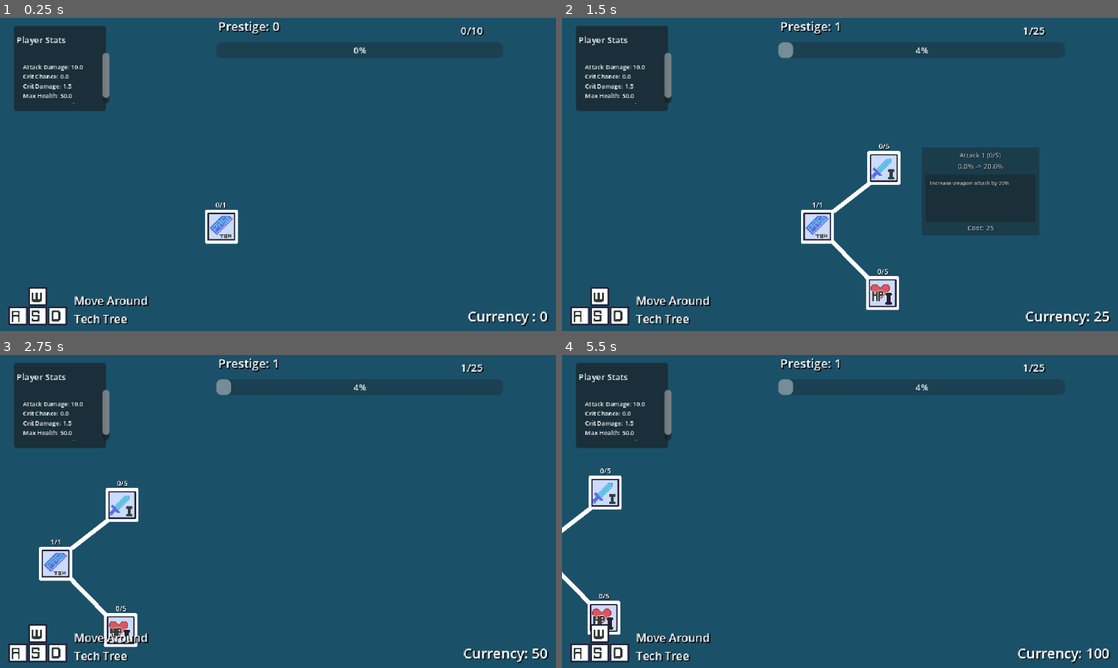
Above: before the commit, frames 1-4 (two rows, left to right).
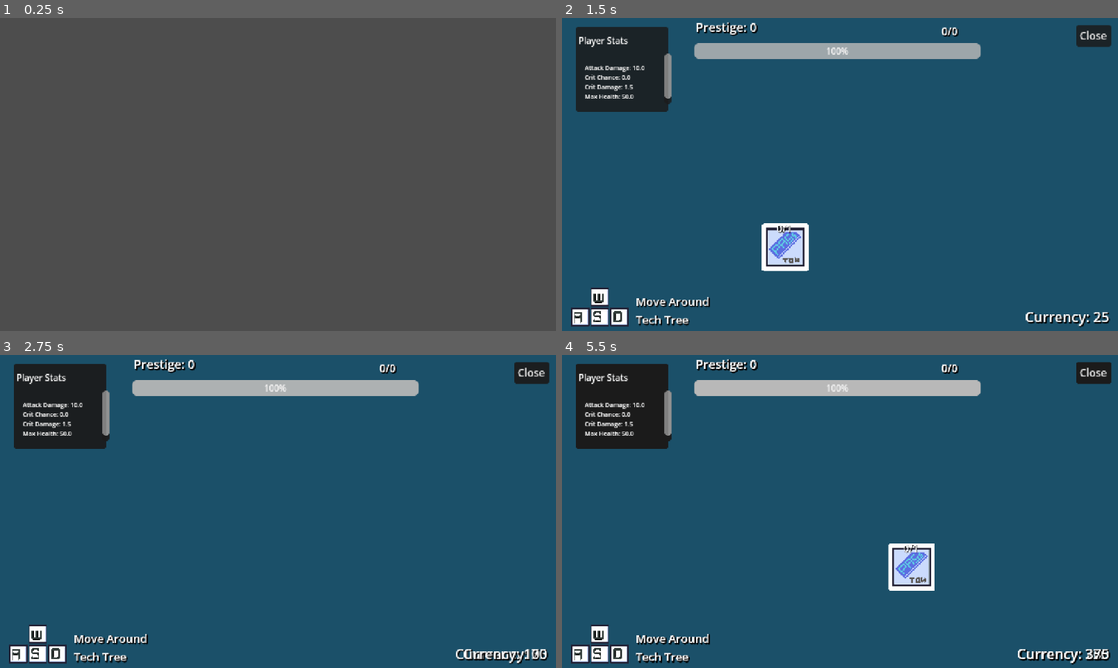
Above: after the commit, the same moments.

Repository: DennysGuy/MonsterTower-Incremental
Game: Godot game, scene res://src/Scenes/NewStarshire/NewStarShire.tscn
Same seed, same stepped clock (60 frames per second), same inputs: the game is played once before the commit and once after it. Before the commit the project starts from res://src/Scenes/TechTree/TechTree.tscn.
Inputs (mouse positions are in pixels of both pictures, inside the frame that each line leads up to):
- Up to frame 1 (0.25 s): no input
- Up to frame 2 (1.5 s): tap E (interact) at 0.5, 1.25 s; move the mouse to (784, 227) at 0.52 s; hold Space (add_currency) 0.53-1.28 s; click (784, 227) at 0.67 s; tap A (pan_cam_left) at 0.8, 1.35 s; move the mouse to (867, 168) at 1.27 s; click (867, 168) at 1.42 s
- Up to frame 3 (2.75 s): tap D (pan_cam_right) at 1.55 s; tap E (interact) at 2 s; move the mouse to (305, 630) at 2.02 s; hold D (pan_cam_right) from 2.03 s (still down); click (305, 630) at 2.17 s; tap Space (add_currency) at 2.3 s
- Up to frame 4 (5.5 s): tap E (interact) at 2.75, 3.5, 3.6, 4.25 s; move the mouse to (812, 574) at 2.77 s; release D (pan_cam_right) at 2.78 s; tap Space (add_currency) at 2.85, 4.55 s; click (812, 574) at 2.92 s; tap A (pan_cam_left) at 3.05 s; move the mouse to (1006, 558) at 3.52 s; hold D (pan_cam_right) 3.53-4.28 s; click (1006, 558) at 3.67 s; move the mouse to (673, 464) at 4.27 s; click (673, 464) at 4.35 s; move the mouse to (867, 511) at 5.02 s; hold A (pan_cam_left) from 5.03 s (still down); tap S (pan_cam_down) at 5.1 s; click (867, 511) at 5.17 s

The runs differ from the first frame. In frame 1, 100% of the frame differs, in the area x 0-100%, y 0-100%; in frame 2, 15%; in frame 3, 12%; in frame 4, 12%.

Commit message:
got it in.. time to PR

Diff:
--- a/project.godot
+++ b/project.godot
@@ -11,7 +11,7 @@
 [application]
 
 config/name="MonsterTower-Incremental"
-run/main_scene="uid://b7n3fwd3y85wp"
+run/main_scene="uid://oonjrpabmces"
 config/features=PackedStringArray("4.5", "Forward Plus")
 config/icon="res://icon.svg"
 
--- /dev/null
+++ b/src/Resources/TechTree/TechNodes/Movement1.tres
@@ -0,0 +1,16 @@
+[gd_resource type="Resource" script_class="TechNodeStats" load_steps=3 format=3 uid="uid://ds0j00mlqnf55"]
+
+[ext_resource type="Texture2D" uid="uid://cj7a6mhchk7l2" path="res://Assets/NodeGraphics/Movement1Icon.png" id="1_f7tns"]
+[ext_resource type="Script" uid="uid://c1rp1jxyuhhjk" path="res://src/Resources/TechTree/tech_node_stats.gd" id="1_n6cms"]
+
+[resource]
+script = ExtResource("1_n6cms")
+node_name = "Movement 1"
+icon = ExtResource("1_f7tns")
+description = "For each level, increases movement speed by 5%"
+max_level = 3
+currency_required = 90
+stat_name = "Movement Speed"
+upgrade_interval = 0.1
+prereqs = Array[String](["Tower License:1"])
+metadata/_custom_type_script = "uid://c1rp1jxyuhhjk"
--- a/src/Scenes/Actors/Player/Player.tscn
+++ b/src/Scenes/Actors/Player/Player.tscn
@@ -17,6 +17,112 @@
 radius = 18.0
 height = 72.0
 
+[sub_resource type="Animation" id="Animation_45oew"]
+resource_name = "Climb"
+length = 0.78
+loop_mode = 1
+step = 0.2
+tracks/0/type = "value"
+tracks/0/imported = false
+tracks/0/enabled = true
+tracks/0/path = NodePath(".:hframes")
+tracks/0/interp = 1
+tracks/0/loop_wrap = true
+tracks/0/keys = {
+"times": PackedFloat32Array(0),
+"transitions": PackedFloat32Array(1),
+"update": 1,
+"values": [4]
+}
+tracks/1/type = "value"
+tracks/1/imported = false
+tracks/1/enabled = true
+tracks/1/path = NodePath(".:frame")
+tracks/1/interp = 1
+tracks/1/loop_wrap = true
+tracks/1/keys = {
+"times": PackedFloat32Array(0, 0.2, 0.4, 0.6),
+"transitions": PackedFloat32Array(1, 1, 1, 1),
+"update": 1,
+"values": [0, 1, 2, 3]
+}
+tracks/2/type = "value"
+tracks/2/imported = false
+tracks/2/enabled = true
+tracks/2/path = NodePath(".:texture")
+tracks/2/interp = 1
+tracks/2/loop_wrap = true
+tracks/2/keys = {
+"times": PackedFloat32Array(0),
+"transitions": PackedFloat32Array(1),
+"update": 1,
+"values": [ExtResource("11_k1vse")]
+}
+
+[sub_resource type="Animation" id="Animation_4xbk8"]
+resource_name = "Fall"
+length = 0.001
+tracks/0/type = "value"
+tracks/0/imported = false
+tracks/0/enabled = true
+tracks/0/path = NodePath(".:frame")
+tracks/0/interp = 1
+tracks/0/loop_wrap = true
+tracks/0/keys = {
+"times": PackedFloat32Array(0),
+"transitions": PackedFloat32Array(1),
+"update": 1,
+"values": [1]
+}
+tracks/1/type = "value"
+tracks/1/imported = false
+tracks/1/enabled = true
+tracks/1/path = NodePath(".:texture")
+tracks/1/interp = 1
+tracks/1/loop_wrap = true
+tracks/1/keys = {
+"times": PackedFloat32Array(0),
+"transitions": PackedFloat32Array(1),
+"update": 1,
+"values": [ExtResource("9_0q2cn")]
+}
+tracks/2/type = "value"
+tracks/2/imported = false
+tracks/2/enabled = true
+tracks/2/path = NodePath(".:hframes")
+tracks/2/interp = 1
+tracks/2/loop_wrap = true
+tracks/2/keys = {
+"times": PackedFloat32Array(0),
+"transitions": PackedFloat32Array(1),
+"update": 1,
+"values": [2]
+}
+tracks/3/type = "value"
+tracks/3/imported = false
+tracks/3/enabled = true
+tracks/3/path = NodePath("../Sword:hframes")
+tracks/3/interp = 1
+tracks/3/loop_wrap = true
+tracks/3/keys = {
+"times": PackedFloat32Array(0),
+"transitions": PackedFloat32Array(1),
+"update": 1,
+"values": [2]
+}
+tracks/4/type = "value"
+tracks/4/imported = false
+tracks/4/enabled = true
+tracks/4/path = NodePath("../Sword:frame")
+tracks/4/interp = 1
+tracks/4/loop_wrap = true
+tracks/4/keys = {
+"times": PackedFloat32Array(0),
+"transitions": PackedFloat32Array(1),
+"update": 1,
+"values": [1]
+}
+
 [sub_resource type="Animation" id="Animation_cgv26"]
 resource_name = "Idle"
 length = 0.01
@@ -63,6 +169,70 @@
 tracks/3/interp = 1
 tracks/3/loop_wrap = true
 tracks/3/keys = {
+"times": PackedFloat32Array(0),
+"transitions": PackedFloat32Array(1),
+"update": 1,
+"values": [0]
+}
+
+[sub_resource type="Animation" id="Animation_pawjx"]
+resource_name = "Jump"
+length = 0.001
+tracks/0/type = "value"
+tracks/0/imported = false
+tracks/0/enabled = true
+tracks/0/path = NodePath(".:frame")
+tracks/0/interp = 1
+tracks/0/loop_wrap = true
+tracks/0/keys = {
+"times": PackedFloat32Array(0),
+"transitions": PackedFloat32Array(1),
+"update": 1,
+"values": [0]
+}
+tracks/1/type = "value"
+tracks/1/imported = false
+tracks/1/enabled = true
+tracks/1/path = NodePath(".:texture")
+tracks/1/interp = 1
+tracks/1/loop_wrap = true
+tracks/1/keys = {
+"times": PackedFloat32Array(0),
+"transitions": PackedFloat32Array(1),
+"update": 1,
+"values": [ExtResource("9_0q2cn")]
+}
+tracks/2/type = "value"
+tracks/2/imported = false
+tracks/2/enabled = true
+tracks/2/path = NodePath(".:hframes")
+tracks/2/interp = 1
+tracks/2/loop_wrap = true
+tracks/2/keys = {
+"times": PackedFloat32Array(0),
+"transitions": PackedFloat32Array(1),
+"update": 1,
+"values": [2]
+}
+tracks/3/type = "value"
+tracks/3/imported = false
+tracks/3/enabled = true
+tracks/3/path = NodePath("../Sword:hframes")
+tracks/3/interp = 1
+tracks/3/loop_wrap = true
+tracks/3/keys = {
+"times": PackedFloat32Array(0),
+"transitions": PackedFloat32Array(1),
+"update": 1,
+"values": [2]
+}
+tracks/4/type = "value"
+tracks/4/imported = false
+tracks/4/enabled = true
+tracks/4/path = NodePath("../Sword:frame")
+tracks/4/interp = 1
+tracks/4/loop_wrap = true
+tracks/4/keys = {
 "times": PackedFloat32Array(0),
 "transitions": PackedFloat32Array(1),
 "update": 1,
@@ -232,176 +402,6 @@
 "transitions": PackedFloat32Array(1),
 "update": 1,
 "values": [10]
-}
-
-[sub_resource type="Animation" id="Animation_pawjx"]
-resource_name = "Jump"
-length = 0.001
-tracks/0/type = "value"
-tracks/0/imported = false
-tracks/0/enabled = true
-tracks/0/path = NodePath(".:frame")
-tracks/0/interp = 1
-tracks/0/loop_wrap = true
-tracks/0/keys = {
-"times": PackedFloat32Array(0),
-"transitions": PackedFloat32Array(1),
-"update": 1,
-"values": [0]
-}
-tracks/1/type = "value"
-tracks/1/imported = false
-tracks/1/enabled = true
-tracks/1/path = NodePath(".:texture")
-tracks/1/interp = 1
-tracks/1/loop_wrap = true
-tracks/1/keys = {
-"times": PackedFloat32Array(0),
-"transitions": PackedFloat32Array(1),
-"update": 1,
-"values": [ExtResource("9_0q2cn")]
-}
-tracks/2/type = "value"
-tracks/2/imported = false
-tracks/2/enabled = true
-tracks/2/path = NodePath(".:hframes")
-tracks/2/interp = 1
-tracks/2/loop_wrap = true
-tracks/2/keys = {
-"times": PackedFloat32Array(0),
-"transitions": PackedFloat32Array(1),
-"update": 1,
-"values": [2]
-}
-tracks/3/type = "value"
-tracks/3/imported = false
-tracks/3/enabled = true
-tracks/3/path = NodePath("../Sword:hframes")
-tracks/3/interp = 1
-tracks/3/loop_wrap = true
-tracks/3/keys = {
-"times": PackedFloat32Array(0),
-"transitions": PackedFloat32Array(1),
-"update": 1,
-"values": [2]
-}
-tracks/4/type = "value"
-tracks/4/imported = false
-tracks/4/enabled = true
-tracks/4/path = NodePath("../Sword:frame")
-tracks/4/interp = 1
-tracks/4/loop_wrap = true
-tracks/4/keys = {
-"times": PackedFloat32Array(0),
-"transitions": PackedFloat32Array(1),
-"update": 1,
-"values": [0]
-}
-
-[sub_resource type="Animation" id="Animation_4xbk8"]
-resource_name = "Fall"
-length = 0.001
-tracks/0/type = "value"
-tracks/0/imported = false
-tracks/0/enabled = true
-tracks/0/path = NodePath(".:frame")
-tracks/0/interp = 1
-tracks/0/loop_wrap = true
-tracks/0/keys = {
-"times": PackedFloat32Array(0),
-"transitions": PackedFloat32Array(1),
-"update": 1,
-"values": [1]
-}
-tracks/1/type = "value"
-tracks/1/imported = false
-tracks/1/enabled = true
-tracks/1/path = NodePath(".:texture")
-tracks/1/interp = 1
-tracks/1/loop_wrap = true
-tracks/1/keys = {
-"times": PackedFloat32Array(0),
-"transitions": PackedFloat32Array(1),
-"update": 1,
-"values": [ExtResource("9_0q2cn")]
-}
-tracks/2/type = "value"
-tracks/2/imported = false
-tracks/2/enabled = true
-tracks/2/path = NodePath(".:hframes")
-tracks/2/interp = 1
-tracks/2/loop_wrap = true
-tracks/2/keys = {
-"times": PackedFloat32Array(0),
-"transitions": PackedFloat32Array(1),
-"update": 1,
-"values": [2]
-}
-tracks/3/type = "value"
-tracks/3/imported = false
-tracks/3/enabled = true
-tracks/3/path = NodePath("../Sword:hframes")
-tracks/3/interp = 1
-tracks/3/loop_wrap = true
-tracks/3/keys = {
-"times": PackedFloat32Array(0),
-"transitions": PackedFloat32Array(1),
-"update": 1,
-"values": [2]
-}
-tracks/4/type = "value"
-tracks/4/imported = false
-tracks/4/enabled = true
-tracks/4/path = NodePath("../Sword:frame")
-tracks/4/interp = 1
-tracks/4/loop_wrap = true
-tracks/4/keys = {
-"times": PackedFloat32Array(0),
-"transitions": PackedFloat32Array(1),
-"update": 1,
-"values": [1]
-}
-
-[sub_resource type="Animation" id="Animation_45oew"]
-resource_name = "Climb"
-length = 0.78
-loop_mode = 1
-step = 0.2
-tracks/0/type = "value"
-tracks/0/imported = false
-tracks/0/enabled = true
-tracks/0/path = NodePath(".:hframes")
-tracks/0/interp = 1
-tracks/0/loop_wrap = true
-tracks/0/keys = {
-"times": PackedFloat32Array(0),
-"transitions": PackedFloat32Array(1),
-"update": 1,
-"values": [4]
-}
-tracks/1/type = "value"
-tracks/1/imported = false
-tracks/1/enabled = true
-tracks/1/path = NodePath(".:frame")
-tracks/1/interp = 1
-tracks/1/loop_wrap = true
-tracks/1/keys = {
-"times": PackedFloat32Array(0, 0.2, 0.4, 0.6),
-"transitions": PackedFloat32Array(1, 1, 1, 1),
-"update": 1,
-"values": [0, 1, 2, 3]
-}
-tracks/2/type = "value"
-tracks/2/imported = false
-tracks/2/enabled = true
-tracks/2/path = NodePath(".:texture")
-tracks/2/interp = 1
-tracks/2/loop_wrap = true
-tracks/2/keys = {
-"times": PackedFloat32Array(0),
-"transitions": PackedFloat32Array(1),
-"update": 1,
-"values": [ExtResource("11_k1vse")]
 }
 
 [sub_resource type="Animation" id="Animation_dwhqw"]
--- a/src/Scenes/NewStarshire/Facilities/TechTreeComputer.tscn
+++ b/src/Scenes/NewStarshire/Facilities/TechTreeComputer.tscn
@@ -6,6 +6,21 @@
 
 [sub_resource type="RectangleShape2D" id="RectangleShape2D_lddpm"]
 size = Vector2(94, 46)
+
+[sub_resource type="Animation" id="Animation_k387v"]
+length = 0.001
+tracks/0/type = "value"
+tracks/0/imported = false
+tracks/0/enabled = true
+tracks/0/path = NodePath("PressE:position")
+tracks/0/interp = 1
+tracks/0/loop_wrap = true
+tracks/0/keys = {
+"times": PackedFloat32Array(0),
+"transitions": PackedFloat32Array(1),
+"update": 0,
+"values": [Vector2(-27, -77)]
+}
 
 [sub_resource type="Animation" id="Animation_4fhdd"]
 resource_name = "hover"
@@ -21,21 +36,6 @@
 "transitions": PackedFloat32Array(1, 1, 1),
 "update": 0,
 "values": [Vector2(-27, -77), Vector2(-27, -74), Vector2(-27, -77)]
-}
-
-[sub_resource type="Animation" id="Animation_k387v"]
-length = 0.001
-tracks/0/type = "value"
-tracks/0/imported = false
-tracks/0/enabled = true
-tracks/0/path = NodePath("PressE:position")
-tracks/0/interp = 1
-tracks/0/loop_wrap = true
-tracks/0/keys = {
-"times": PackedFloat32Array(0),
-"transitions": PackedFloat32Array(1),
-"update": 0,
-"values": [Vector2(-27, -77)]
 }
 
 [sub_resource type="AnimationLibrary" id="AnimationLibrary_k387v"]
--- a/src/Scenes/NewStarshire/NewStarShire.tscn
+++ b/src/Scenes/NewStarshire/NewStarShire.tscn
@@ -69,3 +69,26 @@
 [node name="SpawnPoint" type="Marker2D" parent="."]
 position = Vector2(230, 639)
 script = ExtResource("4_gq00g")
+
+[node name="CanvasLayer" type="CanvasLayer" parent="."]
+
+[node name="Control" type="Control" parent="CanvasLayer"]
+layout_mode = 3
+anchors_preset = 0
+offset_right = 633.0
+offset_bottom = 365.0
+
+[node name="SubViewportContainer" type="SubViewportContainer" parent="CanvasLayer/Control"]
+layout_mode = 0
+offset_right = 640.0
+offset_bottom = 361.0
+mouse_filter = 0
+stretch = true
+
+[node name="SubViewport" type="SubViewport" parent="CanvasLayer/Control/SubViewportContainer"]
+transparent_bg = true
+handle_input_locally = false
+canvas_item_default_texture_filter = 0
+physics_object_picking = true
+size = Vector2i(640, 361)
+render_target_update_mode = 4
--- a/src/Scenes/TechTree/TechNode.tscn
+++ b/src/Scenes/TechTree/TechNode.tscn
@@ -6,7 +6,82 @@
 [ext_resource type="PackedScene" uid="uid://bqdrbv6co6410" path="res://src/Scenes/TechTree/ClickArea.tscn" id="3_qmqu0"]
 
 [sub_resource type="RectangleShape2D" id="RectangleShape2D_l673o"]
-size = Vector2(76, 78)
+size = Vector2(36, 34)
+
+[sub_resource type="Animation" id="Animation_l673o"]
+length = 0.001
+tracks/0/type = "value"
+tracks/0/imported = false
+tracks/0/enabled = true
+tracks/0/path = NodePath("Icon:position")
+tracks/0/interp = 1
+tracks/0/loop_wrap = true
+tracks/0/keys = {
+"times": PackedFloat32Array(0),
+"transitions": PackedFloat32Array(1),
+"update": 0,
+"values": [Vector2(0, 0)]
+}
+tracks/1/type = "value"
+tracks/1/imported = false
+tracks/1/enabled = true
+tracks/1/path = NodePath("Icon:scale")
+tracks/1/interp = 1
+tracks/1/loop_wrap = true
+tracks/1/keys = {
+"times": PackedFloat32Array(0),
+"transitions": PackedFloat32Array(1),
+"update": 0,
+"values": [Vector2(1, 1)]
+}
+tracks/2/type = "value"
+tracks/2/imported = false
+tracks/2/enabled = true
+tracks/2/path = NodePath("Icon:rotation")
+tracks/2/interp = 1
+tracks/2/loop_wrap = true
+tracks/2/keys = {
+"times": PackedFloat32Array(0),
+"transitions": PackedFloat32Array(1),
+"update": 0,
+"values": [0.0]
+}
+tracks/3/type = "value"
+tracks/3/imported = false
+tracks/3/enabled = true
+tracks/3/path = NodePath("BG:position")
+tracks/3/interp = 1
+tracks/3/loop_wrap = true
+tracks/3/keys = {
+"times": PackedFloat32Array(0),
+"transitions": PackedFloat32Array(1),
+"update": 0,
+"values": [Vector2(0, 0)]
+}
+tracks/4/type = "value"
+tracks/4/imported = false
+tracks/4/enabled = true
+tracks/4/path = NodePath("BG:rotation")
+tracks/4/interp = 1
+tracks/4/loop_wrap = true
+tracks/4/keys = {
+"times": PackedFloat32Array(0),
+"transitions": PackedFloat32Array(1),
+"update": 0,
+"values": [0.0]
+}
+tracks/5/type = "value"
+tracks/5/imported = false
+tracks/5/enabled = true
+tracks/5/path = NodePath("BG:scale")
+tracks/5/interp = 1
+tracks/5/loop_wrap = true
+tracks/5/keys = {
+"times": PackedFloat32Array(0),
+"transitions": PackedFloat32Array(1),
+"update": 0,
+"values": [Vector2(1, 1)]
+}
 
 [sub_resource type="Animation" id="Animation_qmqu0"]
 resource_name = "clicked"
@@ -84,81 +159,6 @@
 "values": [Vector2(1, 1), Vector2(1.1, 1.1), Vector2(1, 1)]
 }
 
-[sub_resource type="Animation" id="Animation_l673o"]
-length = 0.001
-tracks/0/type = "value"
-tracks/0/imported = false
-tracks/0/enabled = true
-tracks/0/path = NodePath("Icon:position")
-tracks/0/interp = 1
-tracks/0/loop_wrap = true
-tracks/0/keys = {
-"times": PackedFloat32Array(0),
-"transitions": PackedFloat32Array(1),
-"update": 0,
-"values": [Vector2(0, 0)]
-}
-tracks/1/type = "value"
-tracks/1/imported = false
-tracks/1/enabled = true
-tracks/1/path = NodePath("Icon:scale")
-tracks/1/interp = 1
-tracks/1/loop_wrap = true
-tracks/1/keys = {
-"times": PackedFloat32Array(0),
-"transitions": PackedFloat32Array(1),
-"update": 0,
-"values": [Vector2(1, 1)]
-}
-tracks/2/type = "value"
-tracks/2/imported = false
-tracks/2/enabled = true
-tracks/2/path = NodePath("Icon:rotation")
-tracks/2/interp = 1
-tracks/2/loop_wrap = true
-tracks/2/keys = {
-"times": PackedFloat32Array(0),
-"transitions": PackedFloat32Array(1),
-"update": 0,
-"values": [0.0]
-}
-tracks/3/type = "value"
-tracks/3/imported = false
-tracks/3/enabled = true
-tracks/3/path = NodePath("BG:position")
-tracks/3/interp = 1
-tracks/3/loop_wrap = true
-tracks/3/keys = {
-"times": PackedFloat32Array(0),
-"transitions": PackedFloat32Array(1),
-"update": 0,
-"values": [Vector2(0, 0)]
-}
-tracks/4/type = "value"
-tracks/4/imported = false
-tracks/4/enabled = true
-tracks/4/path = NodePath("BG:rotation")
-tracks/4/interp = 1
-tracks/4/loop_wrap = true
-tracks/4/keys = {
-"times": PackedFloat32Array(0),
-"transitions": PackedFloat32Array(1),
-"update": 0,
-"values": [0.0]
-}
-tracks/5/type = "value"
-tracks/5/imported = false
-tracks/5/enabled = true
-tracks/5/path = NodePath("BG:scale")
-tracks/5/interp = 1
-tracks/5/loop_wrap = true
-tracks/5/keys = {
-"times": PackedFloat32Array(0),
-"transitions": PackedFloat32Array(1),
-"update": 0,
-"values": [Vector2(1, 1)]
-}
-
 [sub_resource type="AnimationLibrary" id="AnimationLibrary_0lniu"]
 _data = {
 &"RESET": SubResource("Animation_l673o"),
@@ -186,9 +186,9 @@
 
 [node name="LevelLabel" type="Label" parent="."]
 offset_left = -33.0
-offset_top = -62.0
+offset_top = -43.0
 offset_right = 30.0
-offset_bottom = -39.0
+offset_bottom = -20.0
 theme_override_colors/font_shadow_color = Color(0, 0, 0, 1)
 text = "10/10"
 horizontal_alignment = 1
--- a/src/Scenes/TechTree/TechTree.tscn
+++ b/src/Scenes/TechTree/TechTree.tscn
@@ -7,6 +7,7 @@
 [ext_resource type="Resource" uid="uid://u1y3eoe8hx2c" path="res://src/Resources/TechTree/TechNodes/MaxHP1.tres" id="5_2ltmf"]
 [ext_resource type="Resource" uid="uid://bqgnafgyrs4m4" path="res://src/Resources/TechTree/TechNodes/Attack2.tres" id="6_lqswy"]
 [ext_resource type="Resource" uid="uid://cmy8gsm0hbovg" path="res://src/Resources/TechTree/TechNodes/CritChance1.tres" id="7_a6tc3"]
+[ext_resource type="Resource" uid="uid://ds0j00mlqnf55" path="res://src/Resources/TechTree/TechNodes/Movement1.tres" id="8_dkx06"]
 [ext_resource type="Resource" uid="uid://ttsaddae3bcr" path="res://src/Resources/TechTree/TechNodes/CritDamage1.tres" id="8_wj3rp"]
 [ext_resource type="Texture2D" uid="uid://dt4v1cc43wq4u" path="res://Assets/NodeGraphics/WASD-Controls-Icon.png" id="9_6pqgd"]
 [ext_resource type="Script" uid="uid://co4ox6rujyeod" path="res://src/Scripts/TechTree/tech_tree_camera.gd" id="9_wj3rp"]
@@ -59,6 +60,13 @@
 [node name="Line2D" type="Line2D" parent="Nodes/CritChance1Node"]
 points = PackedVector2Array(93, 92, 33, 34)
 
+[node name="Movement1Node" parent="Nodes" instance=ExtResource("2_q3n1u")]
+position = Vector2(351, 345)
+tech_node_stats = ExtResource("8_dkx06")
+
+[node name="Line2D" type="Line2D" parent="Nodes/Movement1Node"]
+points = PackedVector2Array(125, 99, 34, 34)
+
 [node name="CritDamage1Node2" parent="Nodes" instance=ExtResource("2_q3n1u")]
 position = Vector2(805, 486)
 tech_node_stats = ExtResource("8_wj3rp")
@@ -96,9 +104,10 @@
 anchors_preset = 5
 anchor_left = 0.5
 anchor_right = 0.5
-offset_left = -69.0
-offset_right = 69.0
-offset_bottom = 34.0
+offset_left = -166.0
+offset_top = 1.0
+offset_right = -28.0
+offset_bottom = 35.0
 grow_horizontal = 2
 theme_override_colors/font_shadow_color = Color(0, 0, 0, 1)
 theme_override_font_sizes/font_size = 14
@@ -108,10 +117,10 @@
 anchors_preset = 5
 anchor_left = 0.5
 anchor_right = 0.5
-offset_left = 192.0
-offset_top = 6.0
-offset_right = 255.0
-offset_bottom = 23.0
+offset_left = 95.0
+offset_top = 7.0
+offset_right = 158.0
+offset_bottom = 24.0
 grow_horizontal = 2
 theme_override_colors/font_shadow_color = Color(0, 0, 0, 1)
 theme_override_font_sizes/font_size = 12
@@ -122,10 +131,10 @@
 anchors_preset = 5
 anchor_left = 0.5
 anchor_right = 0.5
-offset_left = -71.0
-offset_top = 28.0
-offset_right = 259.0
-offset_bottom = 46.0
+offset_left = -168.0
+offset_top = 29.0
+offset_right = 162.0
+offset_bottom = 47.0
 grow_horizontal = 2
 theme_override_font_sizes/font_size = 10
 
@@ -155,7 +164,21 @@
 text = "Move Around
 Tech Tree"
 
+[node name="Close" type="Button" parent="CanvasLayer"]
+anchors_preset = 1
+anchor_left = 1.0
+anchor_right = 1.0
+offset_left = -45.0
+offset_top = 8.0
+offset_right = -8.0
+offset_bottom = 32.0
+grow_horizontal = 0
+theme_override_font_sizes/font_size = 12
+text = "Close"
+
 [node name="Camera2D" type="Camera2D" parent="."]
-position = Vector2(640, 359)
-zoom = Vector2(0.5, 0.5)
+position = Vector2(640, 360)
+zoom = Vector2(0.7, 0.7)
 script = ExtResource("9_wj3rp")
+
+[connection signal="button_down" from="CanvasLayer/Close" to="." method="_on_close_button_down"]
--- a/src/Scripts/Managers/GameManager.gd
+++ b/src/Scripts/Managers/GameManager.gd
@@ -3,8 +3,10 @@
 
 var gravity : float = ProjectSettings.get_setting("physics/2d/default_gravity")
 var spawn_location : int
+var player_can_move : bool = true
 # Called when the node enters the scene tree for the first time.
 func _ready() -> void:
+	player_can_move = true
 	spawn_location = 0
 
 
--- a/src/Scripts/Managers/TechTreeManager.gd
+++ b/src/Scripts/Managers/TechTreeManager.gd
@@ -34,7 +34,7 @@
 	"Attack 2" : 0,
 	"Crit Chance 1" : 0,
 	"Crit Damage 1" : 0,
-	"Movement Speed 1" : 0,
+	"Movement 1" : 0,
 	"Max HP 1":0
 }
 
--- a/src/Scripts/Maps/NewStarShire/new_star_shire.gd
+++ b/src/Scripts/Maps/NewStarShire/new_star_shire.gd
@@ -1,5 +1,6 @@
 class_name NewStarShireMap extends Map
 
+@onready var sub_viewport: SubViewport = $CanvasLayer/Control/SubViewportContainer/SubViewport
 
 # Called when the node enters the scene tree for the first time.
 func _ready() -> void:
@@ -10,6 +11,6 @@
 func _process(delta: float) -> void:
 	pass
 
-
 func add_tech_tree_to_scene() -> void:
-	get_tree().change_scene_to_file("res://src/Scenes/TechTree/TechTree.tscn")
+	var tech_tree : TechTree = preload("uid://b7n3fwd3y85wp").instantiate()
+	sub_viewport.add_child(tech_tree)
--- a/src/Scripts/StateMachine/PlayerStates/player_idle.gd
+++ b/src/Scripts/StateMachine/PlayerStates/player_idle.gd
@@ -13,14 +13,14 @@
 	pass
 
 func process_input(_event: InputEvent) -> State:
+	if GameManager.player_can_move:
+		var key_pressed: bool = _event.is_action_pressed("pan_cam_left") or _event.is_action_pressed("pan_cam_right")
 
-	var key_pressed: bool = _event.is_action_pressed("pan_cam_left") or _event.is_action_pressed("pan_cam_right")
+		if key_pressed and parent.is_on_floor():
+			return move_state
 
-	if key_pressed and parent.is_on_floor():
-		return move_state
-
-	if Input.is_action_pressed("add_currency"):
-		return jump_state
+		if Input.is_action_pressed("add_currency"):
+			return jump_state
 
 	return null
 
--- a/src/Scripts/TechTree/tech_node.gd
+++ b/src/Scripts/TechTree/tech_node.gd
@@ -23,7 +23,8 @@
 
 	icon.texture = tech_node_stats.icon
 	TechTreeManager.check_node_prereqs.connect(check_prereqs)
-	can_click = true
+
+	check_if_can_purchase()
 
 
 # Called every frame. 'delta' is the elapsed time since the previous frame.
@@ -33,6 +34,7 @@
 
 func _on_click_area_mouse_entered() -> void:
 	mouse_entered = true
+	print("hi")
 	create_tool_tip()
 
 
@@ -72,6 +74,12 @@
 	TechTreeManager.currency -= tech_node_stats.currency_required
 	TechTreeManager.update_currency_label.emit()
 
+func check_if_can_purchase() -> void:
+	if tech_node_stats.current_level == tech_node_stats.max_level:
+		can_click = false
+	elif TechTreeManager.currency >= tech_node_stats.currency_required:
+		can_click = true
+
 func check_prereqs() -> void:
 	if !tech_node_stats.unlocked:
 		if tech_node_stats.prereqs.is_empty():
@@ -88,6 +96,7 @@
 func unlock_node() -> void:
 	print("WE'VE MET ALL REQUIREMENTS!")
 	tech_node_stats.unlocked = true
+	check_if_can_purchase()
 	show()
 	animation_player.play("clicked")
 
--- a/src/Scripts/TechTree/tech_tree.gd
+++ b/src/Scripts/TechTree/tech_tree.gd
@@ -8,6 +8,9 @@
 
 # Called when the node enters the scene tree for the first time.
 func _ready() -> void:
+	update_prestige_label()
+	update_prestige_progress()
+	update_currency_label()
 	camera_2d.make_current()
 	TechTreeManager.update_currency_label.connect(update_currency_label)
 	TechTreeManager.update_prestige_tier_label.connect(update_prestige_label)
@@ -30,3 +33,12 @@
 	prestige_progress.text = "%s/%s" % [TechTreeManager.current_upgrade_count, TechTreeManager.upgrade_count_to_prestige]
 	progress_bar.max_value = TechTreeManager.upgrade_count_to_prestige
 	progress_bar.value = TechTreeManager.current_upgrade_count
+
+func _enter_tree() -> void:
+	GameManager.player_can_move = false
+
+func _exit_tree() -> void:
+	GameManager.player_can_move = true
+
+func _on_close_button_down() -> void:
+	queue_free()
--- /dev/null
+++ b/test.tscn
@@ -0,0 +1,26 @@
+[gd_scene load_steps=2 format=3 uid="uid://6fqivtsi6x2q"]
+
+[ext_resource type="PackedScene" uid="uid://b7n3fwd3y85wp" path="res://src/Scenes/TechTree/TechTree.tscn" id="1_37kl0"]
+
+[node name="Control" type="Control"]
+layout_mode = 3
+anchors_preset = 15
+anchor_right = 1.0
+anchor_bottom = 1.0
+grow_horizontal = 2
+grow_vertical = 2
+mouse_filter = 2
+
+[node name="SubViewportContainer" type="SubViewportContainer" parent="."]
+layout_mode = 0
+offset_right = 642.0
+offset_bottom = 359.0
+mouse_filter = 0
+stretch = true
+
+[node name="SubViewport" type="SubViewport" parent="SubViewportContainer"]
+physics_object_picking = true
+size = Vector2i(642, 359)
+render_target_update_mode = 4
+
+[node name="TechTree" parent="SubViewportContainer/SubViewport" instance=ExtResource("1_37kl0")]
Binary file changed: Assets/NodeGraphics.aseprite
Binary file added: Assets/NodeGraphics/Movement1Icon.png
Not shown, added: Assets/NodeGraphics/Movement1Icon.png.import
Not shown: 1 places in src/Scenes/TechTree/TechTree.tscn that only renumber resources
